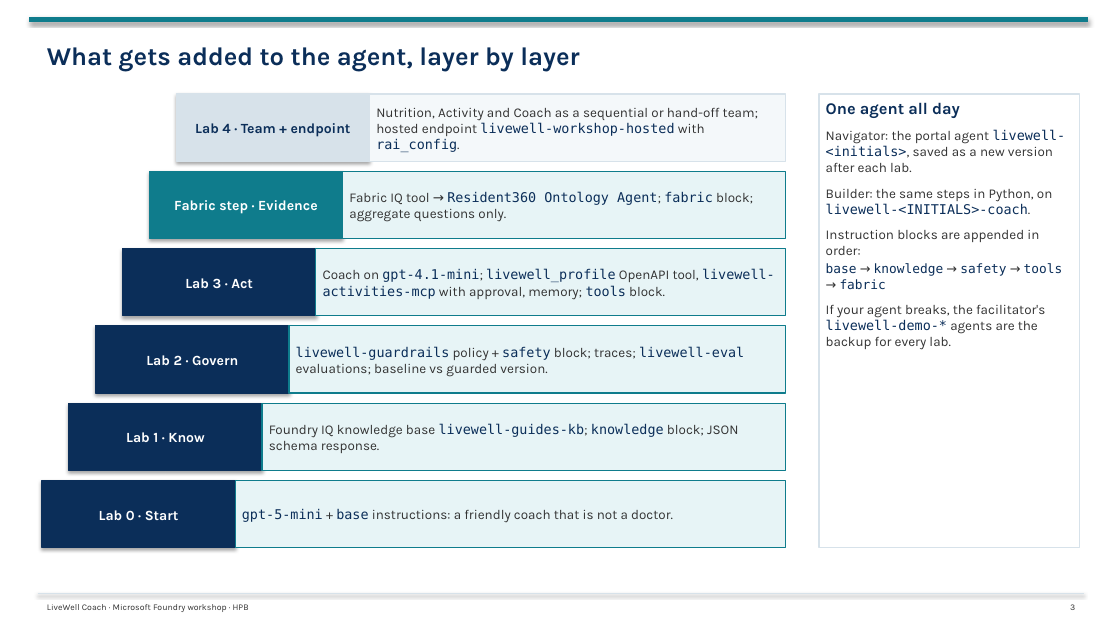
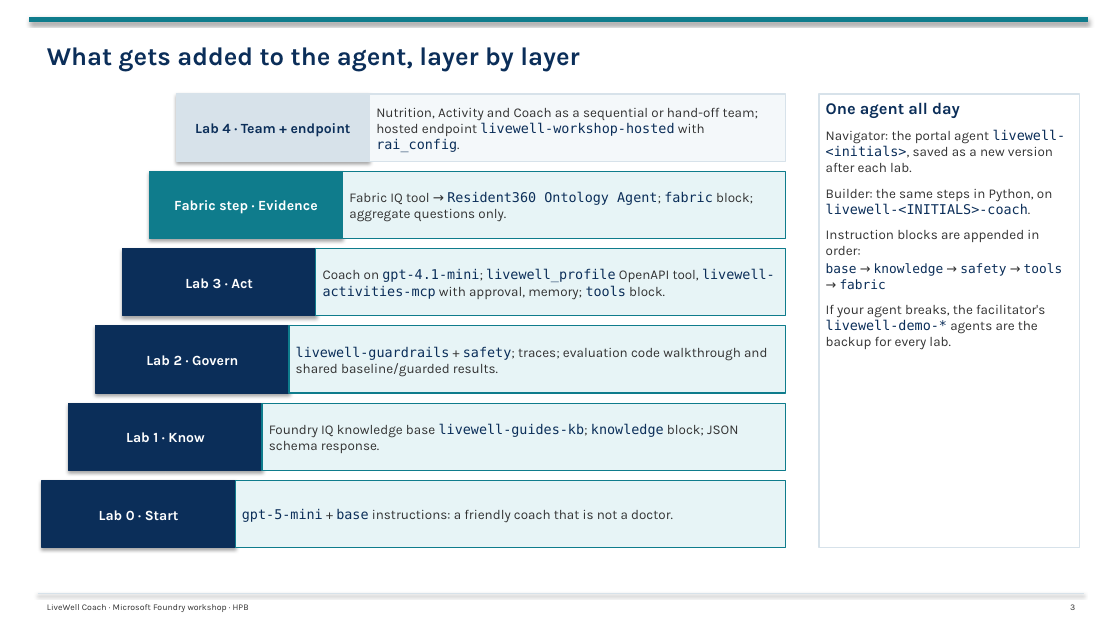
Before and after one commit to tonirex/hpb-foundry-workshop, a slide deck: slide 3 of deck/LiveWell-Lab-Flow.pptx. Drawn at 1120x630 pixels with LibreOffice and Linux fonts; fonts in the diff are those of the drawing. Boxes give left, top, right and bottom in pixels: in the first picture for what was removed or moved away, otherwise in the second. Text is boxed around its words. In the diff, an @@ line names an element or a change of style, - is before the commit and + after.

```diff
--- a/deck/LiveWell-Lab-Flow.pptx
+++ b/deck/LiveWell-Lab-Flow.pptx
@@ text in rectangle at <box>296,346,767,376</box>: text changed @@
-livewell-guardrails policy + safety block; traces; livewell-eval evaluations; baseline vs guarded version.
+livewell-guardrails + safety; traces; evaluation code walkthrough and shared baseline/guarded results.
```
Also in this commit, not shown: 2 other slides changed, 19 other files.
